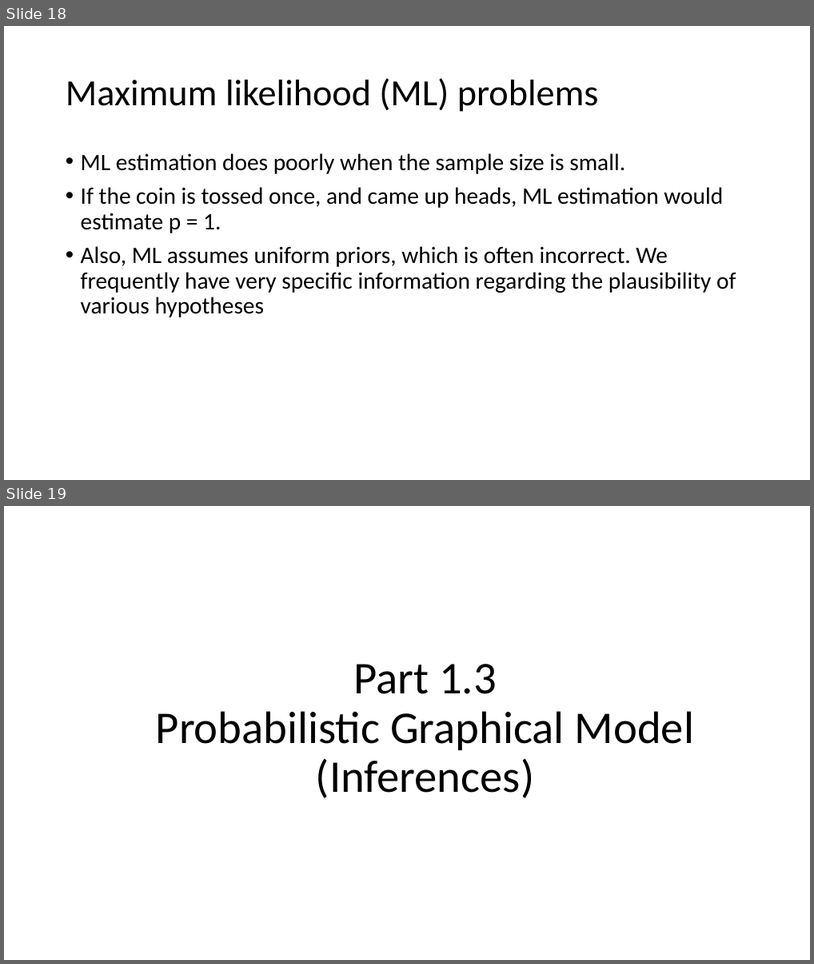
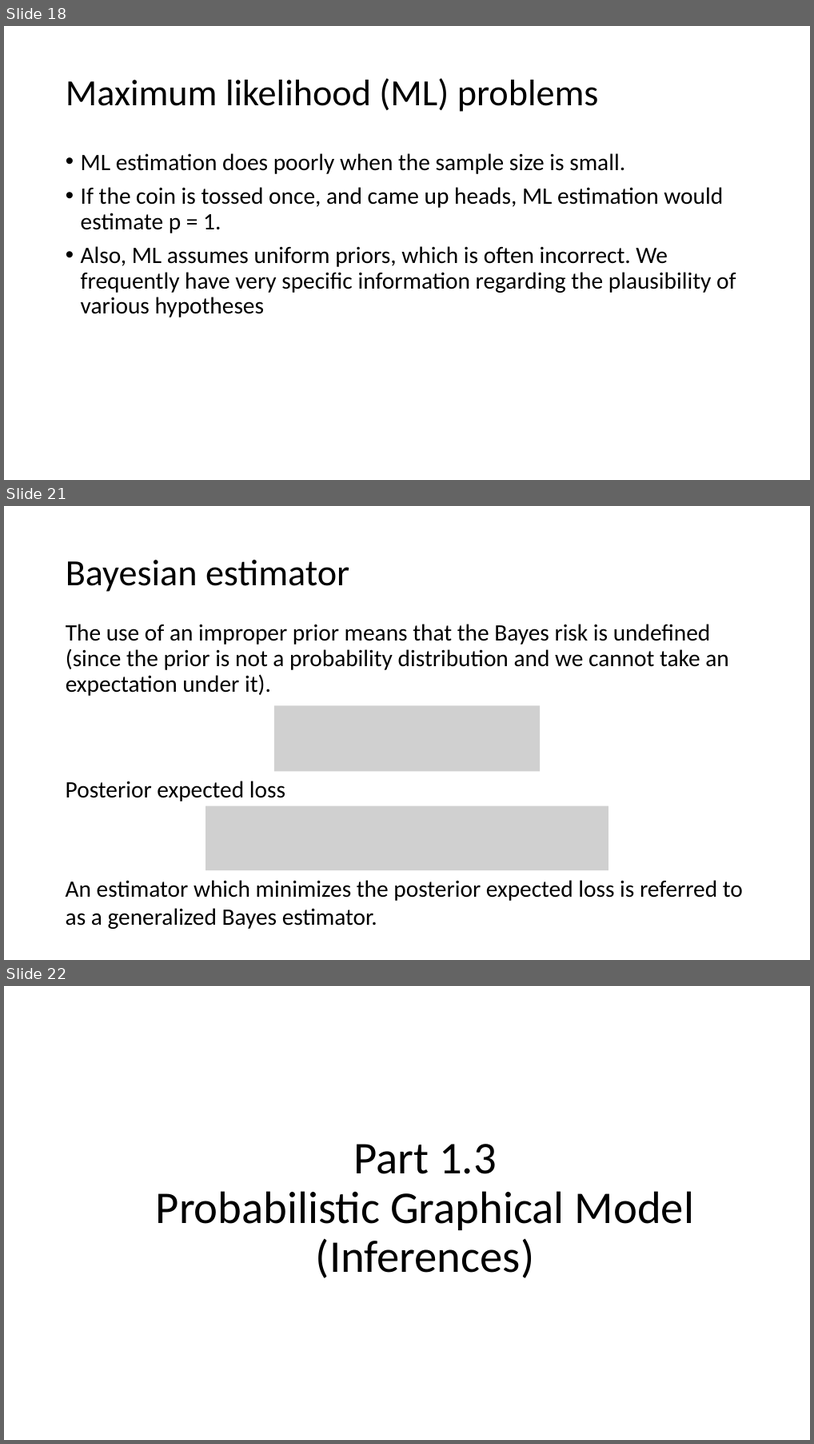
Before and after one commit to nguyenduyhanlam/Probabilistic_Graphical_Models, a slide deck: NguyenDuyHanLam_196005004/baocao.pptx. Shown one above the other, each under a label of ours: slides 18 and 19 before the commit, slides 18, 21 and 22 after it; the slides between them are not shown. The pictures are 814x964 and 814x1444 pixels, drawn with LibreOffice and Linux fonts; fonts in the diff are those of the drawing; grey boxes stand for pictures. Boxes give left, top, right and bottom in pixels: in the first picture for what was removed or moved away, otherwise in the second. Text is boxed around its words. In the diff, an @@ line names an element or a change of style, - is before the commit and + after.

```diff
--- a/NguyenDuyHanLam_196005004/baocao.pptx
+++ b/NguyenDuyHanLam_196005004/baocao.pptx
@@ slide 21 added at box(4, 506, 810, 960), background #FFFFFF @@
@@ title added at box(66, 560, 350, 592), 44 pt, text #000000 @@
+Bayesian estimator
@@ text added at box(66, 624, 730, 696), 28 pt, text #000000 @@
+The use of an improper prior means that the Bayes risk is undefined (since the prior is not a probability distribution and we cannot take an expectation under it).
@@ picture added at box(274, 706, 540, 772) @@
@@ text added at box(66, 780, 286, 801), 28 pt, text #000000 @@
+Posterior expected loss
@@ picture added at box(206, 806, 609, 870) @@
@@ text added at box(66, 880, 743, 928), 28 pt, text #000000 @@
+An estimator which minimizes the posterior expected loss is referred to as a generalized Bayes estimator.
@@ what was slide 19 is now slide 22 @@
```
Also in this commit, not shown: 5 slides changed, 2 other slides added, 1 slide removed, 1 other file.
